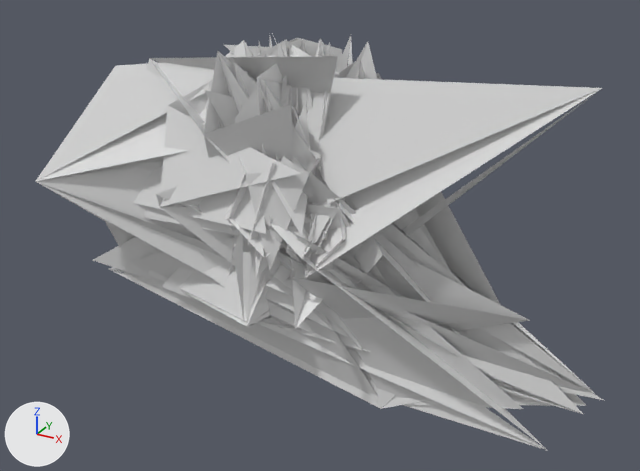
An edit to the OBJ model extracted_meshes/Hero020_87560BDA_v2.obj, drawn before and after from the same camera.
The view is the same before and after, from a camera (50 mm lens) standing at (672.0, -1185.0, 768.0) and looking at (-48.0, 124.0, 114.0). Lighting does not change. The marker at lower left points along +X, +Y and +Z. The picture after the commit comes second. Where no turn or scale is listed for an object, it has been applied to the vertices. Vertices at exactly the same position are counted once.

In view in the first picture: 'Hero020_87560BDA_v2'.
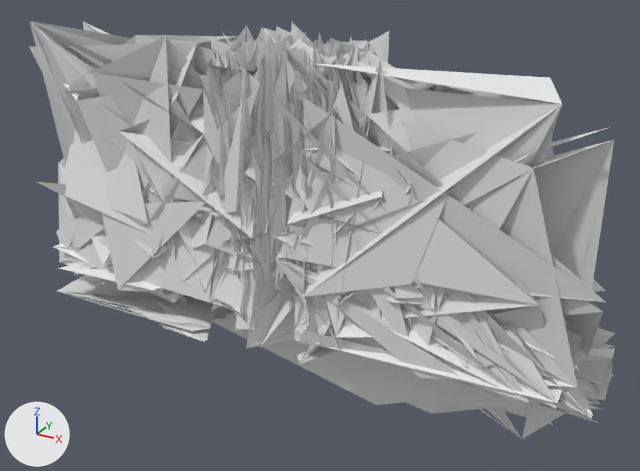
The edits, one by one:
me_hero020_87560bda_v2 is used by ob_hero020_87560bda_v2; location (0.0, 0.0, 0.0).
me_hero020_87560bda_v2 had 752 vertices, 959 faces and spanned x -504.0..507.0, y -127.0..505.0, z -122.0..510.0.
me_hero020_87560bda_v2 now has 6296 vertices, 9845 faces and spans x -508.0..511.0, y -128.0..511.0, z -119.0..512.0.
me_hero020_87560bda_v2 part 1: a new loose piece of 46 vertices spanning x 34.0..127.0, y -128.0..-8.0, z 139.0..510.0.
me_hero020_87560bda_v2 part 2: a new loose piece of 42 vertices spanning x -28.0..30.0, y -123.0..-37.0, z 133.0..486.0.
me_hero020_87560bda_v2 part 3: 2 vertices moved within x 74.0..283.0, y -12.0..-3.0, z 4.0..9.0; 10 vertices removed from x -124.0..465.0, y -108.0..23.0, z -122.0..504.0; 5466 vertices added at x -508.0..511.0, y -128.0..511.0, z -109.0..512.0.

What differs and where, as boxes (x1, y1, x2, y2) in the pictures (640 x 471 px):
'Hero020_87560BDA_v2', reshaped
    before: (35, 33, 605, 450)
    after: (30, 21, 615, 439)
part 1 of me_hero020_87560bda_v2, added (mostly hidden)
    after: (294, 42, 342, 270)
part 2 of me_hero020_87560bda_v2, added (mostly hidden)
    after: (263, 60, 285, 269)
part 3 of me_hero020_87560bda_v2, built on
    before: (109, 44, 602, 450)
    after: (30, 21, 615, 439)
